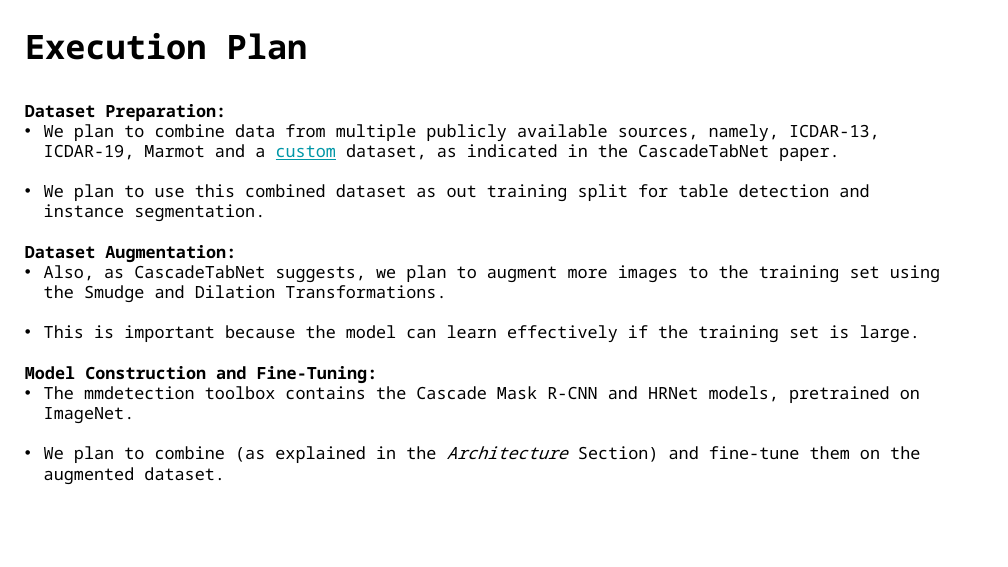
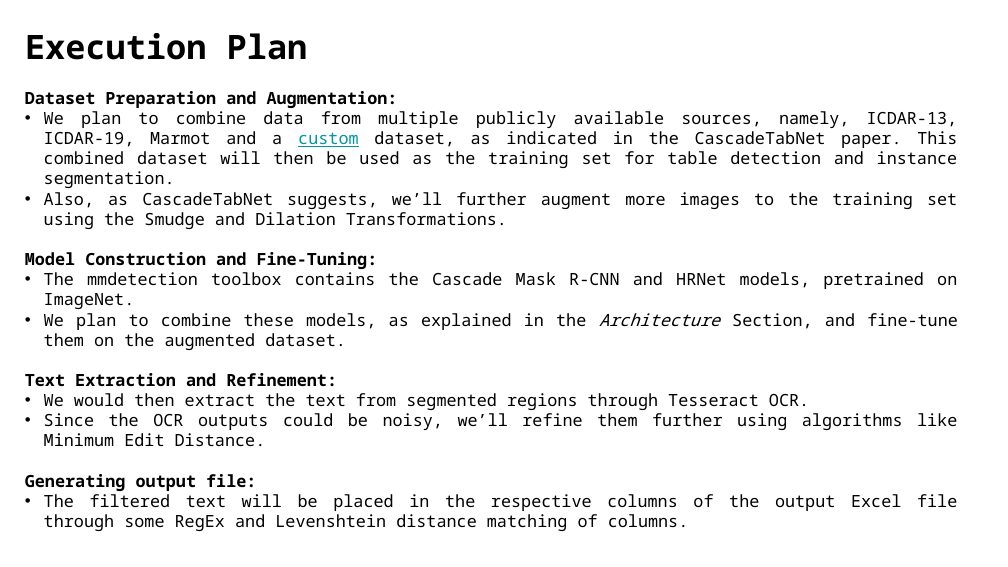
Before and after one commit to deepeshhada/flipkart-grid-table-extraction, a slide deck: slide 11 of Level 2/GRiD_ Electronic Invoicing using Image Processing_TwoAndAHalfMen_IISc.pptx. Drawn at 1008x567 pixels with LibreOffice and Linux fonts; fonts in the diff are those of the drawing; background and template pictures are left out. Boxes give left, top, right and bottom in pixels: in the first picture for what was removed or moved away, otherwise in the second. Text is boxed around its words. In the diff, an @@ line names an element or a change of style, - is before the commit and + after.

Commit message:
added missing headers in execution plan ppt

```diff
--- a/Level 2/GRiD_ Electronic Invoicing using Image Processing_TwoAndAHalfMen_IISc.pptx
+++ b/Level 2/GRiD_ Electronic Invoicing using Image Processing_TwoAndAHalfMen_IISc.pptx
@@ text "Dataset Preparation and Augmentation:": place and size @@
-text "Dataset Preparation and Augmentation:" at (25, 104, 940, 484)
+text "Dataset Preparation and Augmentation:" at (25, 91, 958, 531)
@@ text at (25, 91, 958, 229): text changed @@
-Dataset Preparation:
-• We plan to combine data from multiple publicly available sources, namely, ICDAR-13, ICDAR-19, Marmot and a custom dataset, as indicated in the CascadeTabNet paper.
-• We plan to use this combined dataset as out training split for table detection and instance segmentation.
-Dataset Augmentation:
-• Also, as CascadeTabNet suggests, we plan to augment more images to the training set using the Smudge and Dilation Transformations.
-• This is important because the model can learn effectively if the training set is large.
+Dataset Preparation and Augmentation:
+• We plan to combine data from multiple publicly available sources, namely, ICDAR-13, ICDAR-19, Marmot and a custom dataset, as indicated in the CascadeTabNet paper. This combined dataset will then be used as the training set for table detection and instance segmentation.
+• Also, as CascadeTabNet suggests, we’ll further augment more images to the training set using the Smudge and Dilation Transformations.
@@ text at (25, 252, 957, 309): alignment left to justified @@
@@ text at (25, 313, 958, 531): text changed @@
-• We plan to combine (as explained in the Architecture Section) and fine-tune them on the augmented dataset.
+• We plan to combine these models, as explained in the Architecture Section, and fine-tune them on the augmented dataset.
+Text Extraction and Refinement:
+• We would then extract the text from segmented regions through Tesseract OCR.
+• Since the OCR outputs could be noisy, we’ll refine them further using algorithms like Minimum Edit Distance.
+Generating output file:
+• The filtered text will be placed in the respective columns of the output Excel file through some RegEx and Levenshtein distance matching of columns.
```
Also in this commit, not shown: 6 other slides changed.
